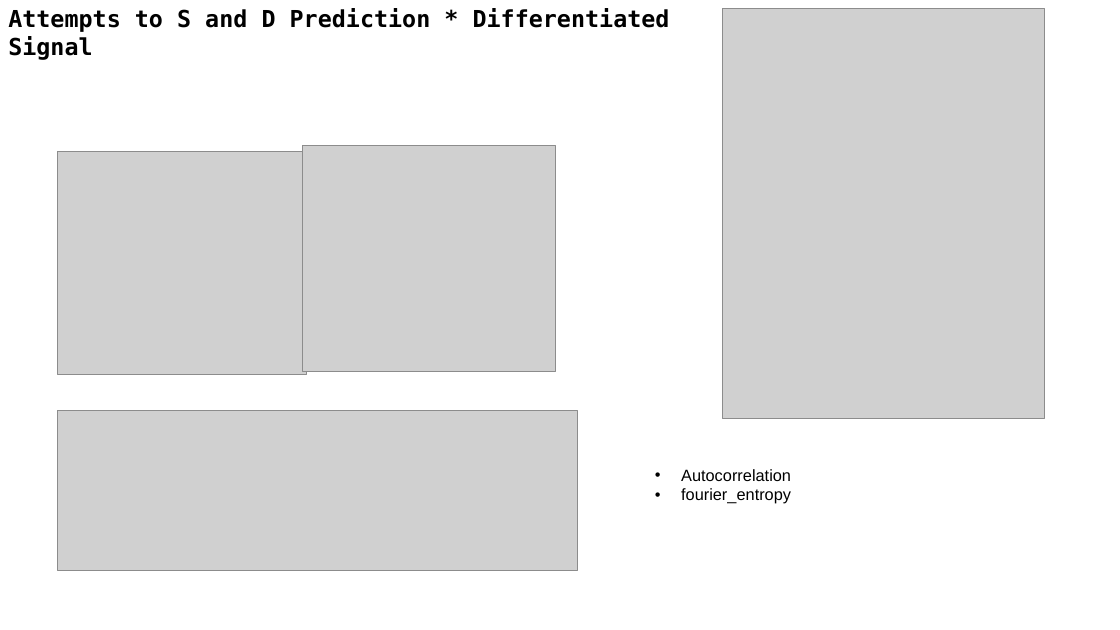
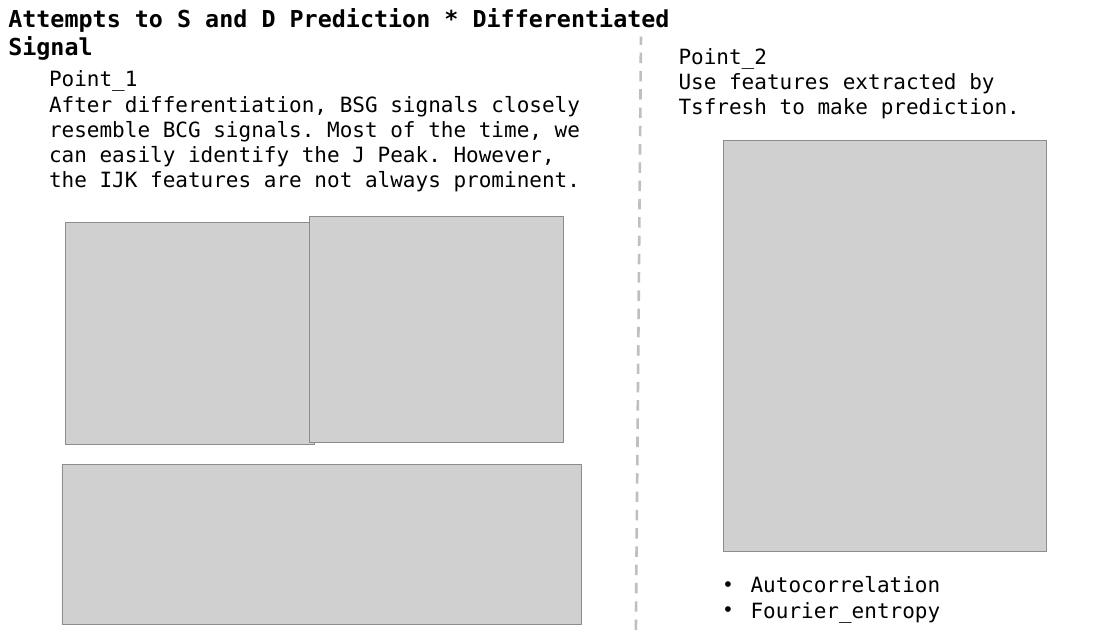
Before and after one commit to A-Big-Tortoise/Presentation, a slide deck: slide 15 of Presentation_0129_JiayuChen.pptx. Drawn at 1120x630 pixels with LibreOffice and Linux fonts; fonts in the diff are those of the drawing; grey boxes stand for pictures. Boxes give left, top, right and bottom in pixels: in the first picture for what was removed or moved away, otherwise in the second. Text is boxed around its words. In the diff, an @@ line names an element or a change of style, - is before the commit and + after.

```diff
--- a/Presentation_0129_JiayuChen.pptx
+++ b/Presentation_0129_JiayuChen.pptx
@@ line added from (636, 630) to (641, 37), #BFBFBF 2.25 pt dashed @@
@@ text added at bbox=[679, 48, 1020, 119], 18 pt, text #000000 @@
+Point_2
+Use features extracted by Tsfresh to make prediction.
@@ text added at bbox=[49, 70, 580, 192], 18 pt, text #000000 @@
+Point_1
+After differentiation, BSG signals closely resemble BCG signals. Most of the time, we can easily identify the J Peak. However, the IJK features are not always prominent.
@@ picture: place and size @@
-picture at bbox=[723, 8, 1045, 418]
+picture at bbox=[724, 141, 1047, 551]
@@ picture: place and size @@
-picture at bbox=[58, 152, 307, 375]
+picture at bbox=[66, 223, 314, 445]
@@ picture: place and size @@
-picture at bbox=[302, 145, 556, 371]
+picture at bbox=[310, 216, 564, 442]
@@ picture: place and size @@
-picture at bbox=[58, 411, 578, 571]
+picture at bbox=[62, 465, 582, 625]
@@ text "Autocorrelation": place and size @@
-text "Autocorrelation" at bbox=[681, 469, 791, 504]
+text "Autocorrelation" at bbox=[751, 576, 941, 623]
@@ text at bbox=[751, 576, 941, 593]: size 14 to 18 pt, font Arial to DejaVu Sans Mono in "Autocorrelation" @@
@@ text at bbox=[751, 602, 941, 623]: text changed; size 14 to 18 pt; font Arial to DejaVu Sans Mono @@
-• fourier_entropy
+• Fourier_entropy
```
Also in this commit, not shown: 14 other slides changed, 1 slide added.
